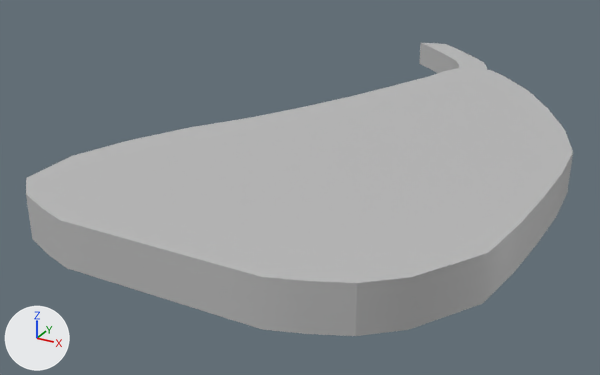
The FBX model Assets/Meshes/Ingredients/Ingredient_Lamb_Full.fbx, before and after one commit.
Rendered twice from a 50 mm camera at (0.372, -0.877, 0.345) aimed at (-0.072, -0.069, -0.059). The lights are fixed; the arrows at lower left show +X, +Y and +Z. Where no turn or scale is listed for an object, it has been applied to the vertices.

In view in the first picture: 'Lamb'.
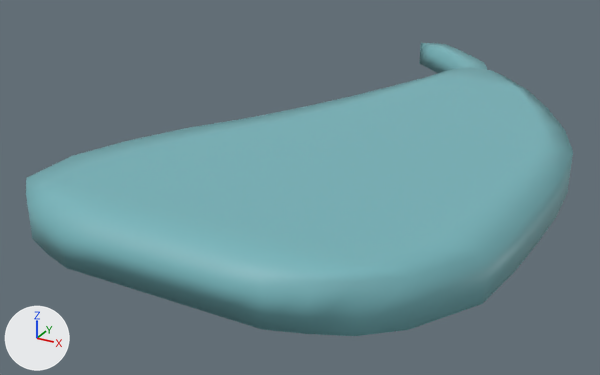
The newer file is also rescaled (x0.71) as a whole; pictures and numbers use the older file's frame.

Diff of the bpy script that builds the scene:
```diff
--- a/Assets/Meshes/Ingredients/Ingredient_Lamb_Full.fbx.py
+++ b/Assets/Meshes/Ingredients/Ingredient_Lamb_Full.fbx.py
@@ mat_food_04 @@
+mat_food_04 = principled_material('Food_04')
+mat_food_04.base_color = (0.186, 0.464, 0.5)  # cyan #77b5bc
@@ me_mesh @@
 me_mesh.from_pydata(...)  # 278 vertices, 274 faces; spans x -0.232..0.232, y -0.399..0.399, z -0.024..0.024
 # used by ob_lamb; location = (0.0, 0.0, 0.0)
-me_mesh.materials.append(mat_lambert1)  # grey #bcbcbc
+# me_mesh part 1: edges marked sharp go from 124 to 0
+me_mesh.materials.append(mat_food_04)  # cyan #77b5bc
```

Changed parts and their boxes (x1, y1, x2, y2) in the pictures (600 x 375 px):
'Lamb', recoloured, shading changed (grey to cyan)
    both: (26, 43, 573, 336)
